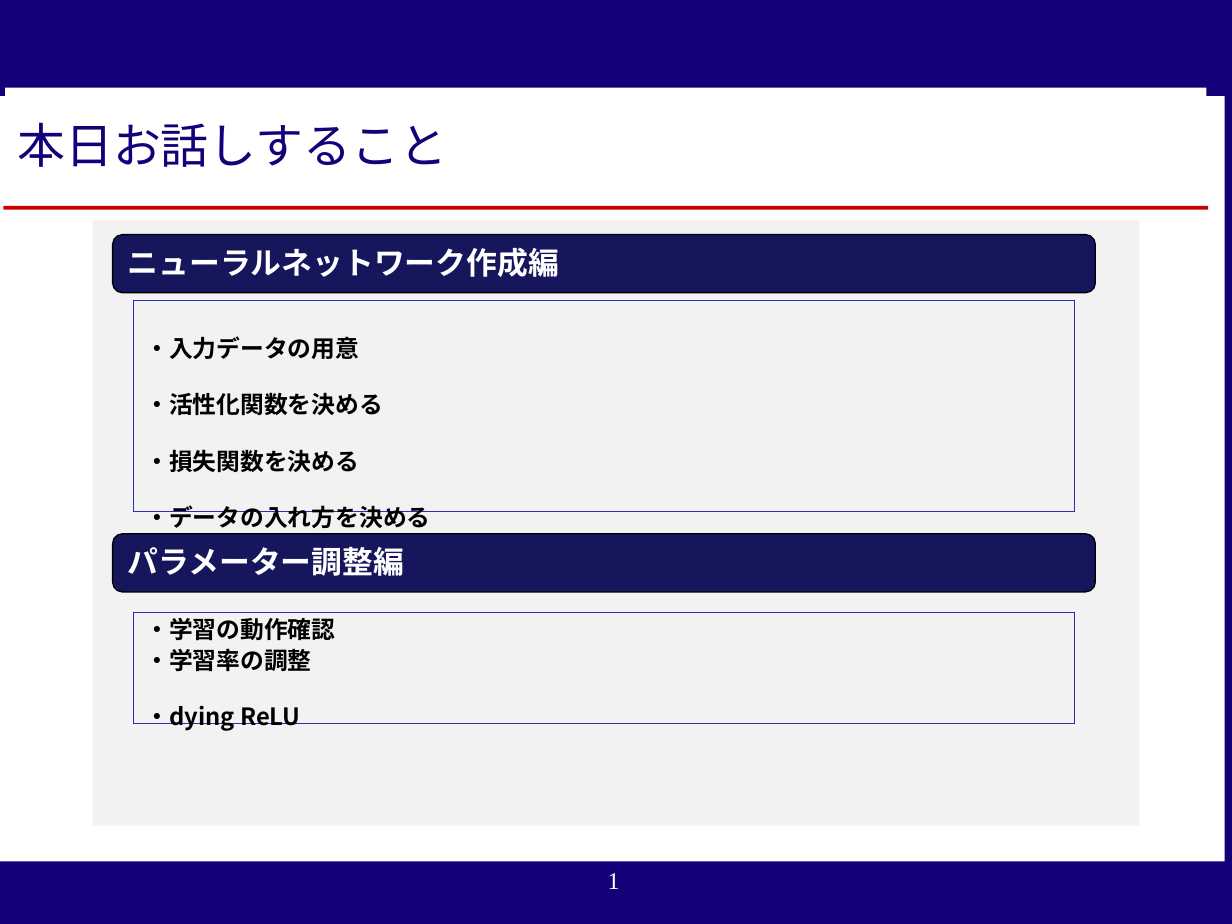
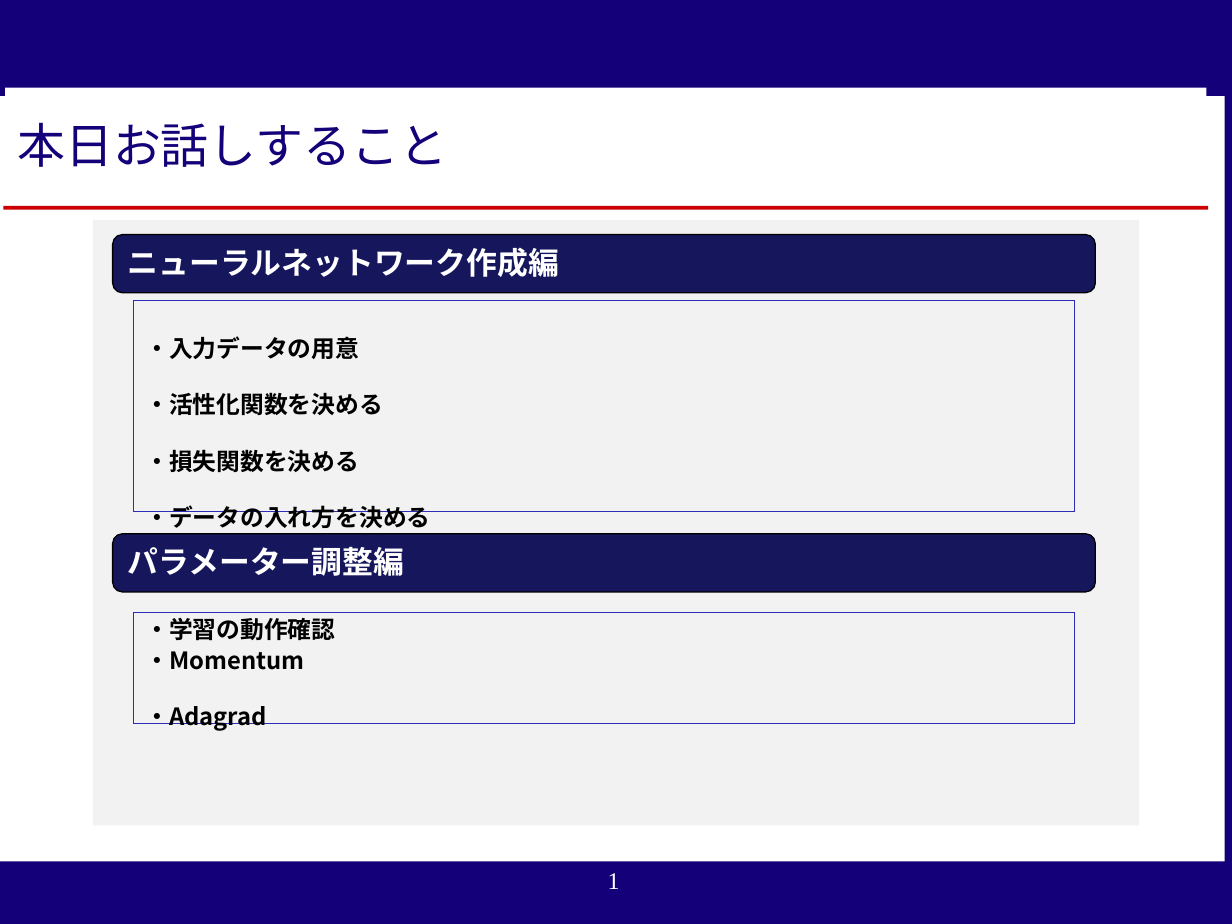
Before and after one commit to reversi-ir/ai-program, a slide deck: slide 1 of reversi-ai/result/オセロAI_技術アカデミー用説明資料.pptx. Drawn at 1232x924 pixels with LibreOffice and Linux fonts; fonts in the diff are those of the drawing; background and template pictures are left out. Boxes give left, top, right and bottom in pixels: in the first picture for what was removed or moved away, otherwise in the second. Text is boxed around its words. In the diff, an @@ line names an element or a change of style, - is before the commit and + after.

```diff
--- a/reversi-ai/result/オセロAI_技術アカデミー用説明資料.pptx
+++ b/reversi-ai/result/オセロAI_技術アカデミー用説明資料.pptx
@@ text in rectangle at (x1=145, y1=651, x2=304, y2=731): text changed @@
-・学習率の調整
-・dying ReLU
+・Momentum
+・Adagrad
```
Also in this commit, not shown: 1 other slide changed, 2 slides added, 1 slide removed, 9 other files.
